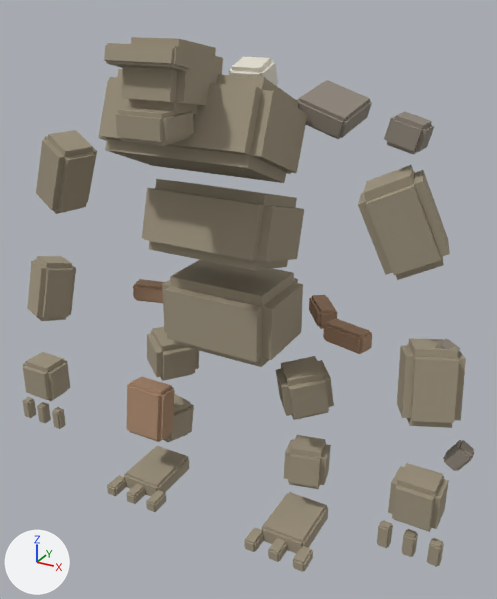
The glTF model assets/characters/creatures/SK_RavineTroll.glb, before and after one commit.
The view is the same before and after, from a camera (50 mm lens) standing at (2.6, -4.46, 4.19) and looking at (0.18, -0.05, 1.98). The lights are fixed; the arrows at lower left show +X, +Y and +Z. The picture after the commit comes second. Vertices at exactly the same position are counted once.

The older version as bpy lines, for what is in view:
```python
me_trollhide = bpy.data.meshes.new('TrollHide')
me_trollhide.from_pydata(...)  # 960 vertices, 1800 faces; spans x -1.99..1.99, y -1.1..0.36, z 0.0..3.97
me_trollhide.materials.append(mat_mat_troll_hide)  # beige #a09580
me_trollnodule = bpy.data.meshes.new('TrollNodule')
me_trollnodule.from_pydata(...)  # 32 vertices, 60 faces; spans x -0.151..0.151, y 0.201..0.495, z 3.491..3.771
me_trollnodule.materials.append(mat_mat_troll_nodule)  # white #e5e0d1
me_trollrock = bpy.data.meshes.new('TrollRock')
me_trollrock.from_pydata(...)  # 192 vertices, 360 faces; spans x -0.94..2.07, y -0.34..0.42, z 1.16..3.64
me_trollrock.materials.append(mat_mat_troll_rock)  # grey #90877c
ob_trollhide = bpy.data.objects.new('TrollHide', me_trollhide)
ob_trollhide.location = (0.0, 0.0, 0.0)
ob_trollnodule = bpy.data.objects.new('TrollNodule', me_trollnodule)
ob_trollnodule.location = (0.0, 0.0, 0.0)
ob_trollrock = bpy.data.objects.new('TrollRock', me_trollrock)
ob_trollrock.location = (0.0, 0.0, 0.0)
# also in view: 'TrollWood' at (0.0, 0.24, 1.18)
```
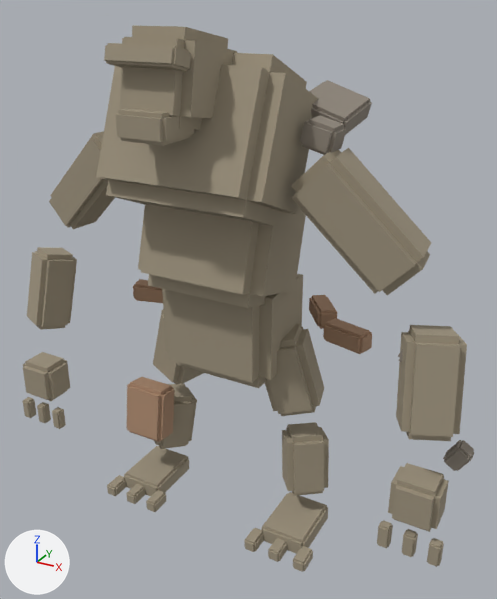
Where the change shows, as pixel boxes [x1, y1, x2, y2] in the pictures (497 x 599 px; the box of a moved part takes in the faces that stretch with it):
'TrollHide', reshaped
    before: [23, 37, 466, 572]
    after: [23, 25, 467, 572]
'TrollRock', reshaped
    before: [297, 80, 475, 471]
    after: [300, 80, 475, 471]
part 1 of me_trollhide, moved or reshaped
    before: [122, 37, 223, 114]
    after: [120, 25, 237, 130]
part 2 of me_trollhide, moved or reshaped
    before: [27, 256, 76, 321]
    after: [27, 247, 77, 330]
part 3 of me_trollhide, moved or reshaped
    before: [98, 69, 334, 489]
    after: [96, 53, 329, 496]
part 4 of me_trollhide, moved or reshaped
    before: [358, 165, 466, 428]
    after: [291, 148, 467, 441]
part 5 of me_trollhide, moved or reshaped
    before: [36, 130, 97, 214]
    after: [49, 131, 115, 229]
part 6 of me_trollrock, moved or reshaped
    before: [384, 112, 434, 155]
    after: [300, 115, 347, 155]
part 7 of me_trollrock, moved or reshaped (mostly hidden afterwards)
    before: [435, 339, 461, 358]
    after: [398, 349, 403, 362]

The change, as a list of edits to the scene's bpy script:
```text
Change me_trollhide:
    used by ob_trollhide; location = (0.0, 0.0, 0.0)
    remove me_trollhide.from_pydata(...)  # 960 vertices, 1800 faces; spans x -1.99..1.99, y -1.1..0.36, z 0.0..3.97
    add me_trollhide.from_pydata(...)  # 960 vertices, 1800 faces; spans x -1.99..1.99, y -1.1..0.38, z 0.0..4.03
    me_trollhide part 1: the loose piece of 32 vertices spanning x -0.23..0.23, y -1.01..-0.43, z 3.48..3.97 is multiplied about its middle by the matrix ((1.123, 0.0, 0.0), (0.0, 1.213, 0.036), (0.0, 0.036, 1.409)), then moved by (0.0, 0.07, -0.02)
    me_trollhide part 2: the loose piece of 32 vertices spanning x -1.93..-1.51, y -0.52..-0.06, z 1.5..2.07 is multiplied about its middle by the matrix ((1.003, 0.006, 0.029), (0.006, 1.013, 0.065), (0.029, 0.065, 1.325))
    me_trollhide part 3: 224 of 960 vertices moved; they spanned x -0.91..0.91, y -0.8..0.36, z 0.37..3.74 and now span x -0.92..0.92, y -0.86..0.38, z 0.29..3.86; mean shift (0.0, 0.01, 0.02); largest move (-0.87, -0.05, 1.42) -> (-0.63, -0.14, 1.7)
    me_trollhide part 4: 64 of 960 vertices moved; they spanned x 1.1..1.97, y -0.56..0.01, z 1.5..3.21 and now span x 0.68..1.97, y -0.58..0.01, z 1.4..3.27; mean shift (-0.14, 0.01, -0.02); largest move (1.48, -0.4, 3.21) -> (0.92, -0.42, 3.27)
    me_trollhide part 5: 32 of 960 vertices moved; they spanned x -1.72..-1.14, y -0.48..-0.03, z 2.53..3.2 and now span x -1.57..-0.71, y -0.46..-0.03, z 2.42..3.24; mean shift (0.29, 0.01, -0.03); largest move (-1.45, -0.38, 3.2) -> (-0.91, -0.39, 3.24)
Change me_trollrock:
    where me_trollrock.from_pydata(...)  # 192 vertices, 360 faces; spans x -0.94..2.07, y -0.34..0.42, z 1.16..3.64
    used by ob_trollrock; location = (0.0, 0.0, 0.0)
    me_trollrock part 6: the loose piece of 32 vertices spanning x 1.26..1.52, y -0.32..-0.09, z 3.31..3.53 is moved by (-0.58, 0.02, -0.07)
    me_trollrock part 7: the loose piece of 32 vertices spanning x 1.67..1.88, y -0.34..-0.17, z 1.87..2.09 is moved by (-0.19, 0.01, -0.02)
```
